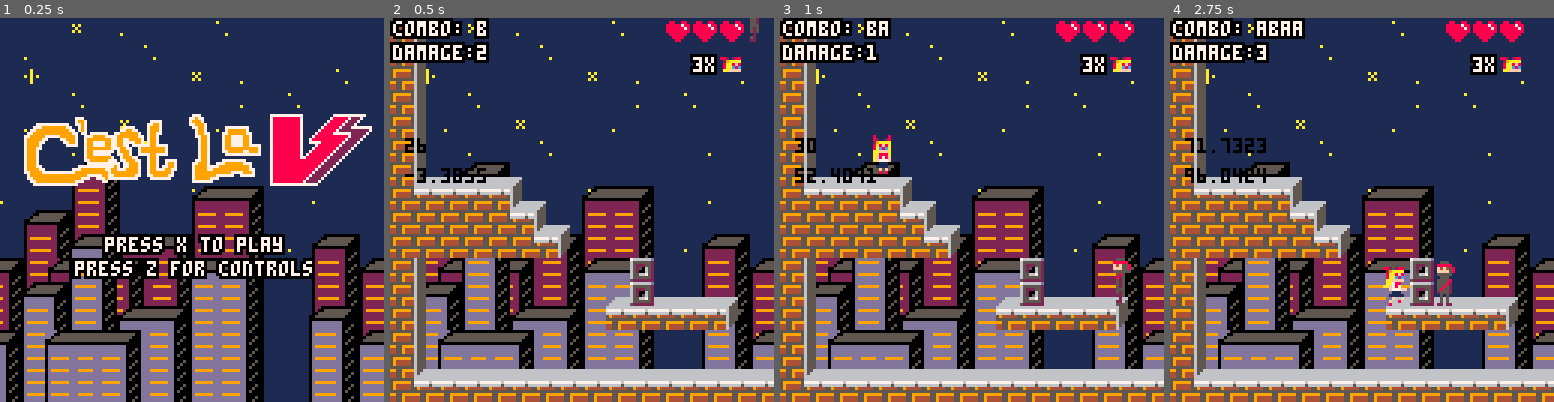
Above: before the commit, frames 1-4 (left to right).
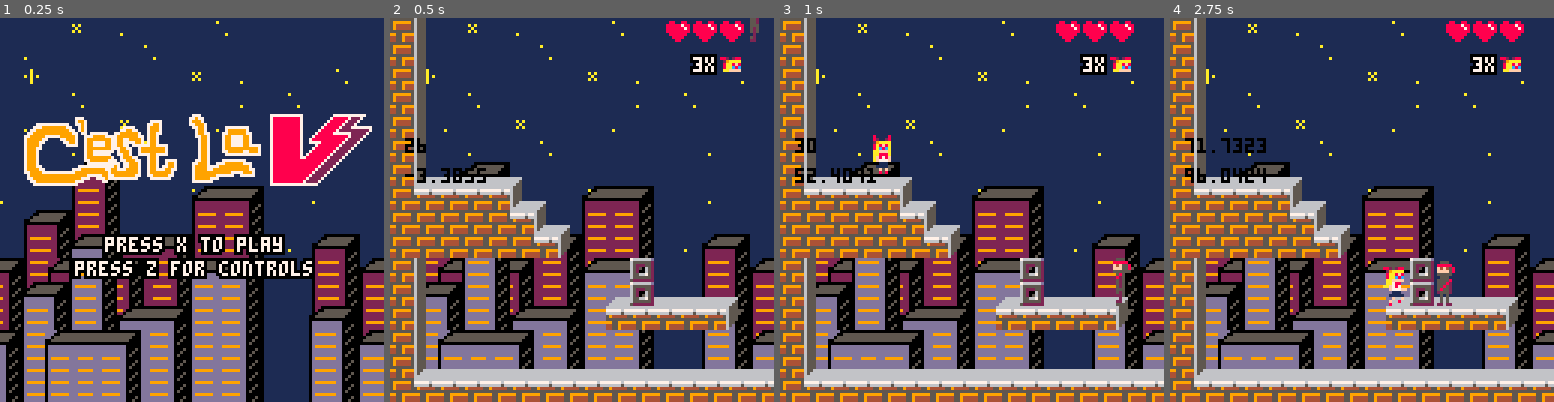
Above: after the commit, the same moments.

Repository: MarkNickerson/SailorV
Game: PICO-8 cartridge sailorv.p8
Same seed, same stepped clock (60 frames per second), same inputs: the game is played once before the commit and once after it.
Inputs:
- Up to frame 1 (0.25 s): no input
- Up to frame 2 (0.5 s): tap X (X key) at 0.33 s
- Up to frame 3 (1 s): tap O (Z key) at 0.7 s
- Up to frame 4 (2.75 s): tap X (X key) at 1.07, 1.85 s; hold Right 1.6-2.1 s; tap O (Z key) at 1.7, 2.1, 2.5 s; hold Up 2.15-2.42 s; hold Right from 2.47 s (still down)

Frame 1 is identical in both runs. In frame 2, 2.5% of the frame differs, in the area x 0-26%, y 0-12%; in frame 3, 2.7%; in frame 4, 3.1%, in the area x 0-36%, y 0-12%.

Commit message:
Added third brawl, level 2 enemies, level 2 health packs, and fixed arrow

Diff:
--- a/sailorv.p8
+++ b/sailorv.p8
@@ -375,23 +375,31 @@
   --   zone = 2
   --   ninjaspawn = 0
   --
-  --   cur_checkpoint.x = 44
-  --   cur_checkpoint.y = 20
+  --   cur_checkpoint.x = 44*8
+  --   cur_checkpoint.y = 20*8
+  --
+  --   brawl_spawn = false
+  --
+  --   instantiate_level_obs()
   -- end
 
 
-  -- if(solid(player, player.x, player.y-0.5, 7) and zone == 1) then
-  --   player.x=40*8
-  --   player.y=21*8
-  --
-  --   cam.x = player.x
-  --   cam.y = 16*8
-  --   zone = 2
-  --   ninjaspawn = 0
-  --
-  --   cur_checkpoint.x = player.x
-  --   cur_checkpoint.y = player.y
-  -- end
+  if(solid(player, player.x, player.y-0.5, 7) and zone == 1) then
+    player.x=40*8
+    player.y=21*8
+
+    cam.x = 296
+    cam.y = 16*8
+    zone = 2
+    ninjaspawn = 0
+
+    cur_checkpoint.x = 39*8
+    cur_checkpoint.y = 20*8
+
+    brawl_spawn = false
+
+    instantiate_level_obs()
+  end
 
   if(solid(player, player.x, player.y-0.5, 7) and zone == 2) then
     change_state(game_states.win_screen)
@@ -850,7 +858,7 @@
 
   ninja.dy+=ninja.gravity
   -- delete ninja if it falls into the abyss
-  if((ninja.y >= 150 and ninja.y <= 155) or (ninja.y >= 260 and ninja.y <= 265)) then
+  if((ninja.y >= 150 and ninja.y <= 155) or (ninja.y >= 260 and ninja.y <= 265) or ninja.health == nil) then
     del(allninjas, ninja)
   end
 end
@@ -1026,9 +1034,9 @@
       ninjaspawn += 50
       ninjaspawn += flr(rnd(200))
     elseif (zone == 2) then
-      make_ninja(player.x + 100, 180, 10)
-      ninjaspawn += 50
-      ninjaspawn += flr(rnd(200))
+      -- make_ninja(player.x + 100, 180, 10)
+      -- ninjaspawn += 50
+      -- ninjaspawn += flr(rnd(200))
     end
 
   end
@@ -1044,7 +1052,10 @@
   if(player.x >= 700 and player.x <= 750 and zone == 1) then
     spawnbrawl(700, 0)
   end
-  if (player.x >= 500 and player.x <= 550 and zone == 1) then
+  if(player.x >= 712 and player.x <= 722 and zone == 2) then
+    spawnbrawl(712, 180)
+  end
+  if (player.x >= 500 and player.x <= 550 and zone == 1) or (player.x >= 300 and player.x <= 400 and zone == 2) then
     brawl_spawn = false
   end
   t+= 1
@@ -1114,10 +1125,10 @@
   draw_player()
 
   --
- write('combo: '..player.combo.attac,cam.x,0,7)
- write('damage:',cam.x,8,7)
+ --write('combo: '..player.combo.attac,cam.x,cam.y+0,7)
+ --write('damage:',cam.x,cam.y+8,7)
  if player.combo.dmg then
- write(player.combo.dmg, cam.x+28,8,7)
+ --write(player.combo.dmg, cam.x+28,cam.y+8,7)
   if dmgtimer > 0 then
     write(-player.combo.dmg,dmg.x, dmg.y,8)
  end
@@ -1316,8 +1327,9 @@
 
 function draw_arrow()
   if drawArrow == true then
-    if time() % 5 >= 0 then
-      spr(169, cam.x + 100, cam.y + 50, 2, 2)
+    spr(169, cam.x + 100, cam.y + 50, 2, 2)
+    if time() % 7 == 0 then
+      drawArrow = false
     end
   end
 
@@ -1359,7 +1371,7 @@
 -- draw lives ui
 function draw_lives()
     local text = num_lives.."x"
-    write(text, cam.x+100, 12, 7)
+    write(text, cam.x+100, cam.y+12, 7)
     spr(3, cam.x+110, 10)
 end
 
@@ -1367,13 +1379,31 @@
   -- location to spawn first ninja
   ninjaspawn = 0
 
-  make_ninja(469, 0) -- because dan wanted a ninja here
-
-  create_obs(health_pack, 39, 180, 4, 1, 4, 1, 1)
-  create_obs(health_pack, 39, 300, 4, 1, 4, 1, 1)
-  create_obs(health_pack, 39, 400, 4, 1, 4, 1, 1)
-  create_obs(health_pack, 39, 500, 4, 1, 4, 1, 1)
-  create_obs(health_pack, 39, 700, 4, 1, 4, 1, 1)
+  if (zone == 1) then
+    make_ninja(469, 0, 10) -- because dan wanted a ninja here
+
+    create_obs(health_pack, 39, 180, 4, 1, 4, 1, 1)
+    create_obs(health_pack, 39, 300, 4, 1, 4, 1, 1)
+    create_obs(health_pack, 39, 400, 4, 1, 4, 1, 1)
+    create_obs(health_pack, 39, 500, 4, 1, 4, 1, 1)
+    create_obs(health_pack, 39, 700, 4, 1, 4, 1, 1)
+
+  elseif (zone == 2) then
+    create_obs(health_pack, 39, 39*8, 30*8, 1, 4, 1, 1)
+    create_obs(health_pack, 39, 55*8, 17*8, 1, 4, 1, 1)
+    create_obs(health_pack, 39, 66*8, 18*8, 1, 4, 1, 1)
+    create_obs(health_pack, 39, 81*8, 27*8, 1, 4, 1, 1)
+
+    make_ninja(44*8, 30*8, 10)
+    make_ninja(50*8, 25*8, 10)
+    make_ninja(59*8, 20*8, 10)
+    make_ninja(67*8, 30*8, 10)
+
+    --make_ninja(72*8, 20*8, 10)
+    make_ninja(85*8, 24*8, 10)
+    make_ninja(105*8, 28*8, 10)
+    make_ninja(123*8, 25*8, 10)
+  end
 
 end
 
@@ -1862,124 +1892,124 @@
 0000000000000000000000000000000000000000000000003700003a00000000cfcf37cfcfb3b29090b6b79090929393b3b3b394a3939391b394949494b3a393b3a293939394a8b8b80f0000000000000000000000000000000000000000000000000000000000000000000000000000000000000000000000000000000000cf
 0000000000000000000000000000000000000000000000000000000000000000cfcfcfcfcfb394949494949494b29293b3a2939393939194b3b3b3b3b3a39393b3b290929393b3953f000000000000000000000000000000000000000000000000000000000000000000000d0d0d0d0d0d0000000000000000000000000000cf
 0000000000000000000000000000000000000000003700cf00000000003a0039cfcf37cf0db3b3b3b3b3b3b3b394a393b3a293a4a59394b3b3b3b3b3a3939393b39494a3939393953f00000000000000000000000000000000cfcfcfcfcfcfcf000000000000000000000000cfcfcfcfcfcf000000000000000000000000cfcf
-0000000000000000000000000000000000000000000000370000000000000000cfcfcfcf0db3b3b3b3b3b3b3b3a39393b3a293b4b5939393b3b3b3a393939393b3b3a393939393953f00000000000000000000000000000000cfcfcfcfcfcfcf000000000000000000000000cfcfcfcfcfcfcf0000000000000000000000cfcf
-0000000000000000000000000000000000000000000039000000003837000037cf37cfcfcf2da29393a0a19393939391b3b2909092939393b3a2939393939393b3a29393939190953f000000000000000000000000000000000000000000cfcf0000000000000000000000000000cf000000cfcfcfcfcf00001e1f1f1f2fcfcf
+0000000000000000000000000000000000000000000000370000000000000000cfcfcfcf0db3b3b3b3b3b3b3b3a39393b3a293b4b5939393b3b3b3a393939393b3b3a393939393953f00000000000000000000001e1f1f1f2fcfcfcfcfcfcfcf000000000000000000000000cfcfcfcfcfcfcf0000000000000000000000cfcf
+0000000000000000000000000000000000000000000039000000003837000037cf37cfcfcf2da29393a0a19393939391b3b2909092939393b3a2939393939393b3a29393939190953f0000000000000000000000222222220f0000000000cfcf0000000000000000000000000000cf000000cfcfcfcfcf00001e1f1f1f2fcfcf
 0000003032000000000000000000000000000000000000000000000000000000cfcfcf000db3a29393b0b19393939194b3949494b2929393b3a2939393939393b3a29393939494953f00000000000000000000000000cfcfcfcfcfcfcfcfcfcfcfcfcf0d0000000000000000000000000000cfcfcfcfcf00003d3d3d3d3fcfcf
-00000033340000003031320000000000000000000000003800003a0000000000cfcfcf000db3a2a4a59393a4a59394b3b3b3b3b394b29293b3a2a4a593a4a593b3b2909293b3b3953f00000000000000000000000000cfcfcfcfcfcfcfcfcfcfcfcfcf0d0000000000000000000000000e0e0e0000000000002d2b2c2d3fcfcf
-0030323334000000333534000000000000000000000000000000000000000000cfcfcfcf0db3a2b4b59393b4b593b3b3b3b3b3b3b394a393b3a2b4b593b4b593b39494a39393b3953f0d0d0d000000cfcfcfcfcfcf00cfcfcfcfcfcfcfcfcfcfcfcfcf0d00000000000000001e1f1f1f1f1f1f1f1f1f1f1f1f2d3b3c2d3fcfcf
-0033343334303132333534000030320000000000000000000000000000000000cfcfcfcf0db3a29393939393939393939393939393939393b3a293939393939393939393939393953f0d0d0d00000000cfcfcfcfcf00cfcfcfcfcfcfcfcfcfcfcfcfcf0000cfcfcfcfcf000022222222222222222222222222222222223fcfcf
-323336313132353433353400003334302d2d2d000000002d0000000000000000cfcfcfcf0db3b29090909090909090909090909090909090b3b290909090909090909090909090952a1f1f1f1f1f1f1f1f1f1f1f1f1f1f1f1f1f1f1f1f1f1f1f1f1f2f0000cfcfcfcfcf0d0020202020202020202020202020202020203fcfcf
-343333353534353433353400003334332d2d2d000000002d0000000000000000cfcfcfcf0db3949494949494949494949494949494949494b39494949494949494949494949494b322222222222222222222222222222222222222222222222222223f0000202020200f0d0020202020202020202020202020202020203fcfcf
-…(113 lines of a section not shown)…
+00000033340000003031320000000000000000000000003800003a0000000000cfcfcf000db3a2a4a59393a4a59394b3b3b3b3b394b29293b3a2a4a593a4a593b3b2909293b3b3953f000000000000001e1f1f2f0000cfcf1e1f1f2fcfcfcfcfcfcfcf0d0000000000000000000000000e0e0e0000000000002d2b2c2d3fcfcf
+0030323334000000333534000000000000000000000000000000000000000000cfcfcfcf0db3a2b4b59393b4b593b3b3b3b3b3b3b394a393b3a2b4b593b4b593b39494a39393b3953f0d0d0d000000cf2222220fcf00cfcf2222220fcfcfcfcfcfcfcf0d000000001e1f1f2fcf1e1f1f1f1f1f1f1f1f1f1f1f2d3b3c2d3fcfcf
+0033343334303132333534000030320000000000000000000000000000000000cfcfcfcf0db3a29393939393939393939393939393939393b3a293939393939393939393939393953f0d0d0d00000000cfcfcfcfcf00cfcfcfcfcfcfcfcfcfcfcfcfcf001e1f1f2f2222223fcf222222222222222222222222222222223fcfcf
+323336313132353433353400003334302d2d2d000000002d0000000000000000cfcfcfcf0db3b29090909090909090909090909090909090b3b290909090909090909090909090952a1f1f1f1f1f1f1f1f1f1f1f1f1f1f1f1f1f1f1f1f1f1f1f1f1f2f002222223f2020203fcf204b4c20204b4c20204b4c20204b4c203fcfcf
+343333353534353433353400003334332d2d2d000000002d0000000000000000cfcfcfcf0db3949494949494949494949494949494949494b39494949494949494949494949494b322222222222222222222222222222222222222222222222222223f002020203f2020203fcf205b5c20205b5c20205b5c20205b5c203fcfcf
+…(113 lines of a section not shown)…
